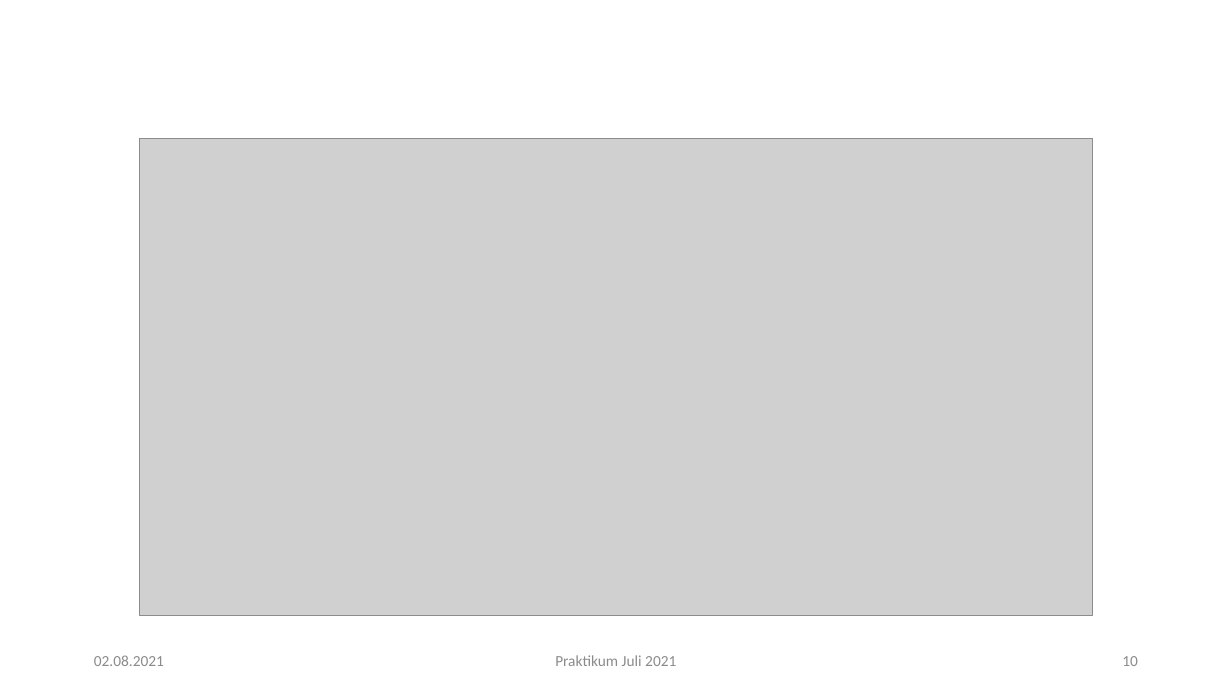
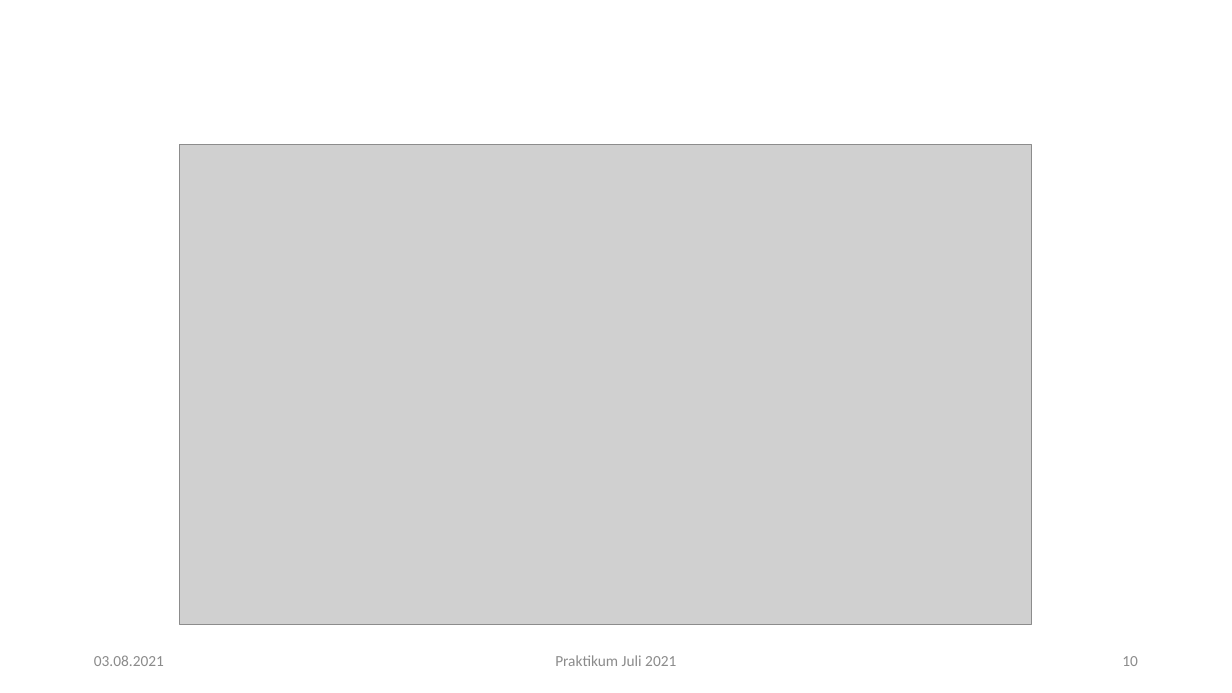
Before and after one commit to FragLea/desktop-tutorial, a slide deck: slide 10 of Datenbanktheorie/Diplomarbeitstestpräsentation.pptx. Drawn at 1232x693 pixels with LibreOffice and Linux fonts; fonts in the diff are those of the drawing; grey boxes stand for pictures; background and template pictures are left out. Boxes give left, top, right and bottom in pixels: in the first picture for what was removed or moved away, otherwise in the second. Text is boxed around its words. In the diff, an @@ line names an element or a change of style, - is before the commit and + after.

Commit message:
final push

```diff
--- a/Datenbanktheorie/Diplomarbeitstestpräsentation.pptx
+++ b/Datenbanktheorie/Diplomarbeitstestpräsentation.pptx
@@ picture: place and size @@
-picture at box(140, 139, 1093, 616)
+picture at box(180, 145, 1032, 625)
@@ text at box(94, 655, 164, 666): text changed @@
-02.08.2021
+03.08.2021
```
Also in this commit, not shown: 10 other slides changed, 1 slide added.
